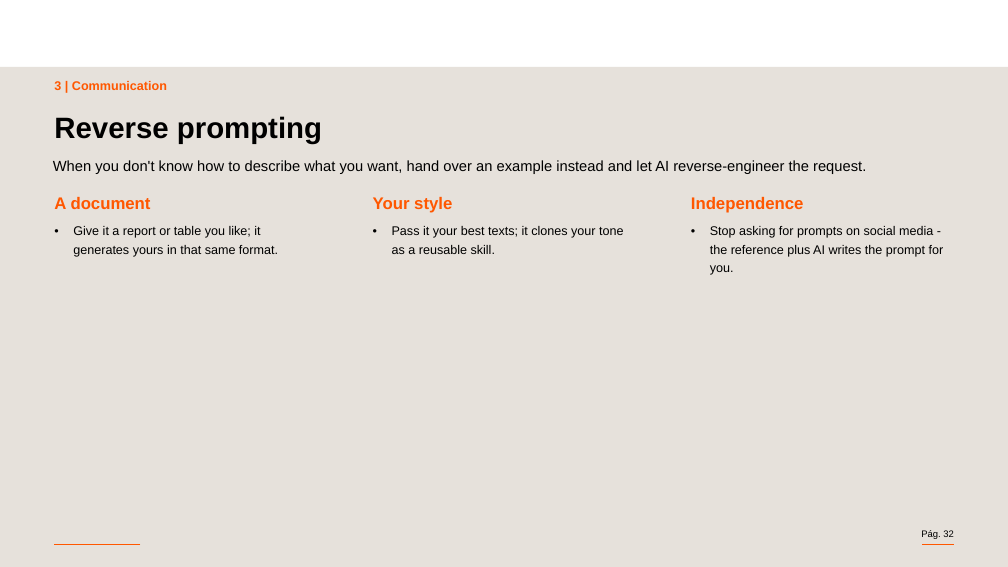
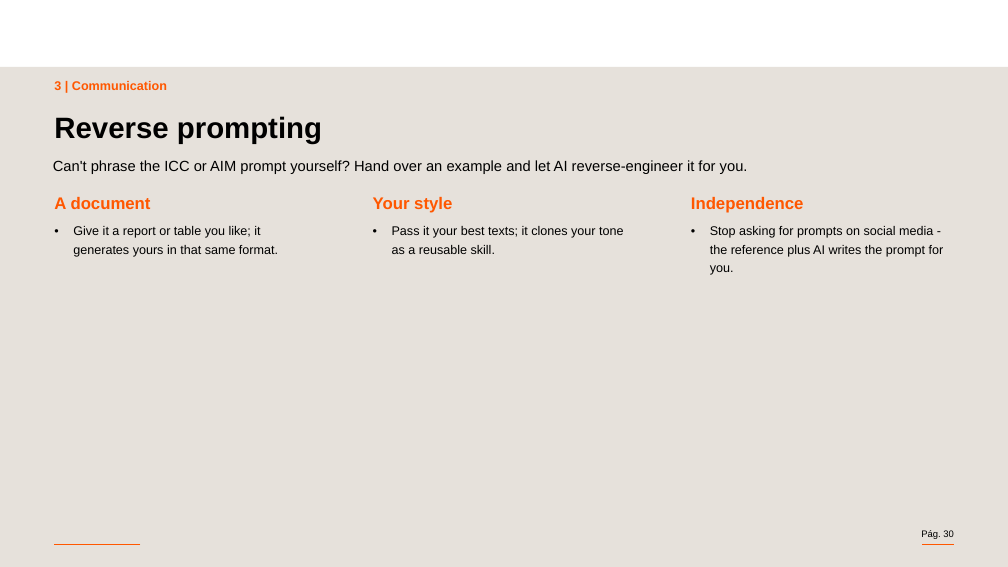
Before and after one commit to aguazz/search-processing-use-of-information, a slide deck: slide 30 of 01-Content/Topic 3 - AI and Prompt Engineering/AI and Prompt Engineering.pptx (slide 32 before the commit). Drawn at 1008x567 pixels with LibreOffice and Linux fonts; fonts in the diff are those of the drawing; background and template pictures are left out. Boxes give left, top, right and bottom in pixels: in the first picture for what was removed or moved away, otherwise in the second. Text is boxed around its words. In the diff, an @@ line names an element or a change of style, - is before the commit and + after.

```diff
--- a/01-Content/Topic 3 - AI and Prompt Engineering/AI and Prompt Engineering.pptx
+++ b/01-Content/Topic 3 - AI and Prompt Engineering/AI and Prompt Engineering.pptx
@@ text at (53, 160, 748, 174): text changed @@
-When you don't know how to describe what you want, hand over an example instead and let AI reverse-engineer the request.
+Can't phrase the ICC or AIM prompt yourself? Hand over an example and let AI reverse-engineer it for you.
```
Also in this commit, not shown: 24 other slides changed, 2 slides removed, 1 other file.
